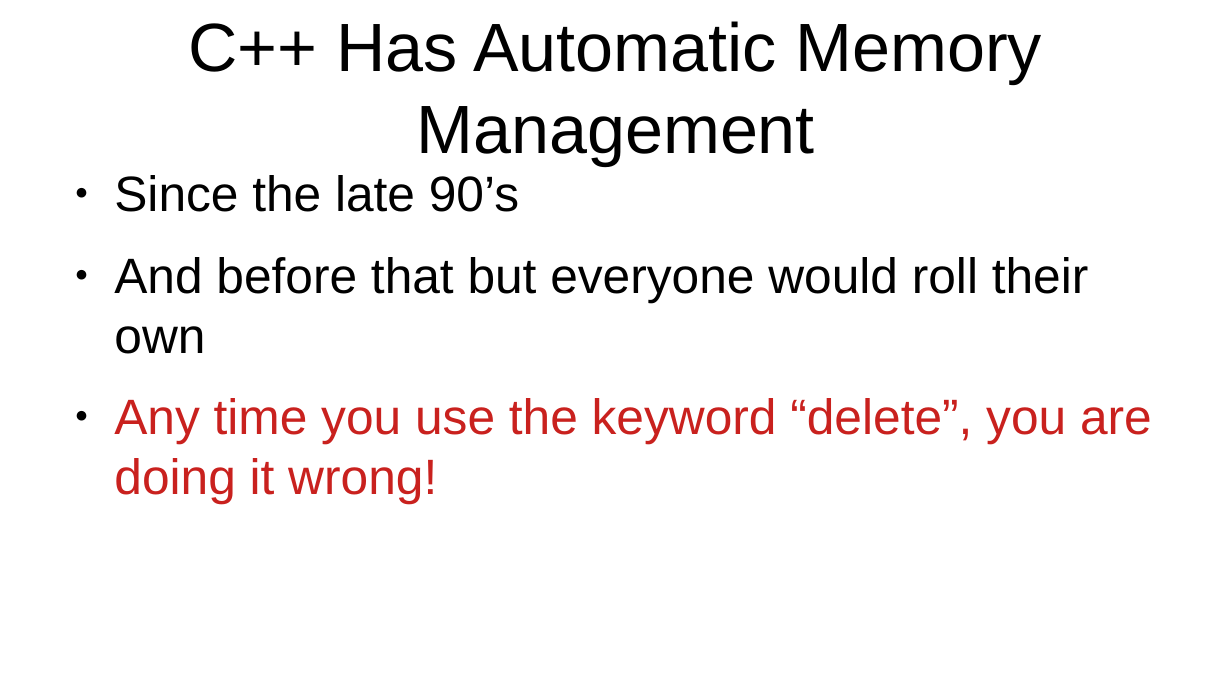
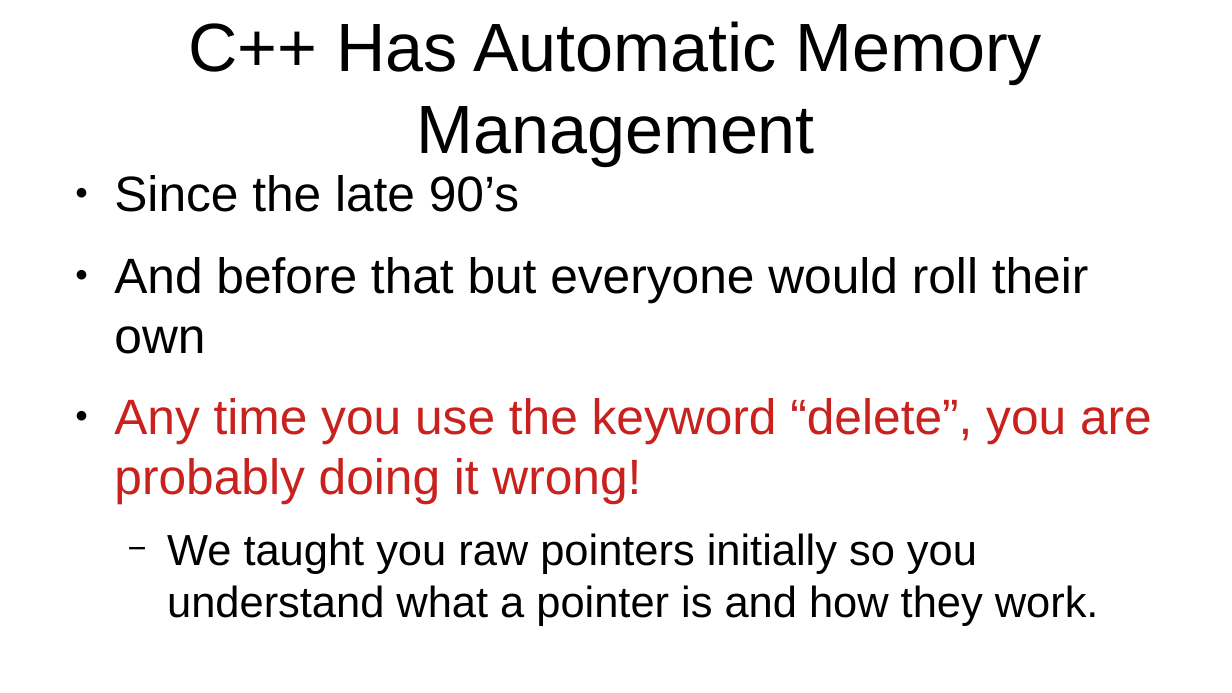
Before and after one commit to osen/creativelabs, a slide deck: slide 5 of gep/gep_cxx_precursor_1.odp. Drawn at 1232x693 pixels with LibreOffice and Linux fonts; fonts in the diff are those of the drawing. Boxes give left, top, right and bottom in pixels: in the first picture for what was removed or moved away, otherwise in the second. Text is boxed around its words. In the diff, an @@ line names an element or a change of style, - is before the commit and + after.

Commit message:
Updated slides.

```diff
--- a/gep/gep_cxx_precursor_1.odp
+++ b/gep/gep_cxx_precursor_1.odp
@@ text at box(114, 398, 1152, 626): text changed; size 32 to 28 pt; text colour #C9211E to #000000 @@
-● Any time you use the keyword “delete”, you are doing it wrong!
+● Any time you use the keyword “delete”, you are probably doing it wrong!
+  − We taught you raw pointers initially so you understand what a pointer is and how they work.
```
Also in this commit, not shown: 1 other slide changed, 3 slides added, 1 other file.
